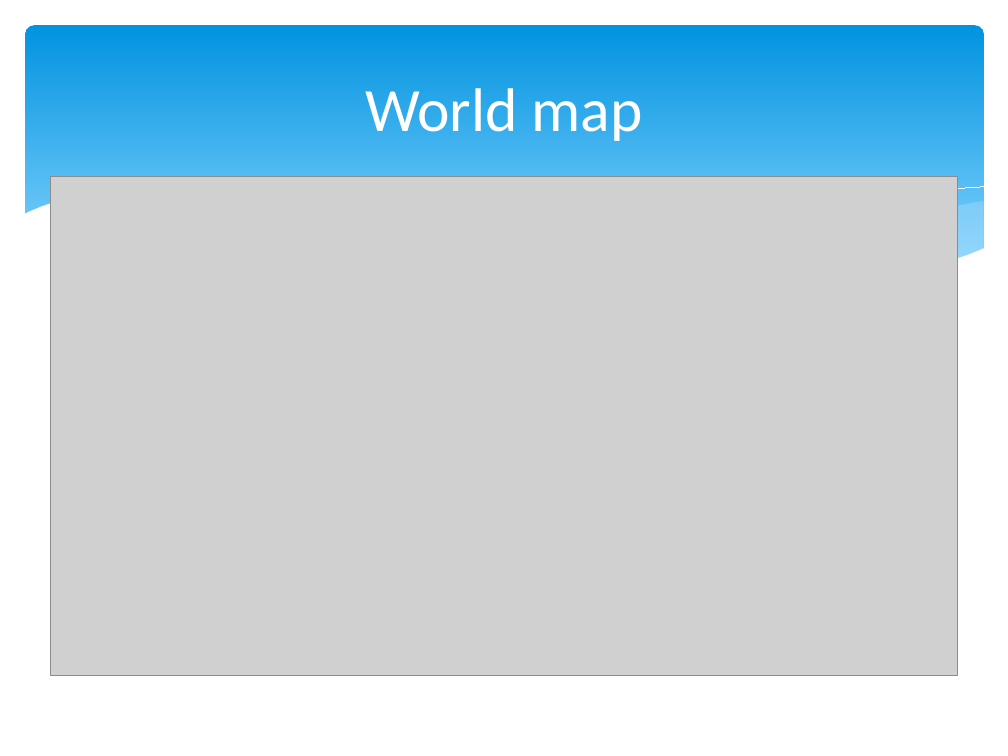
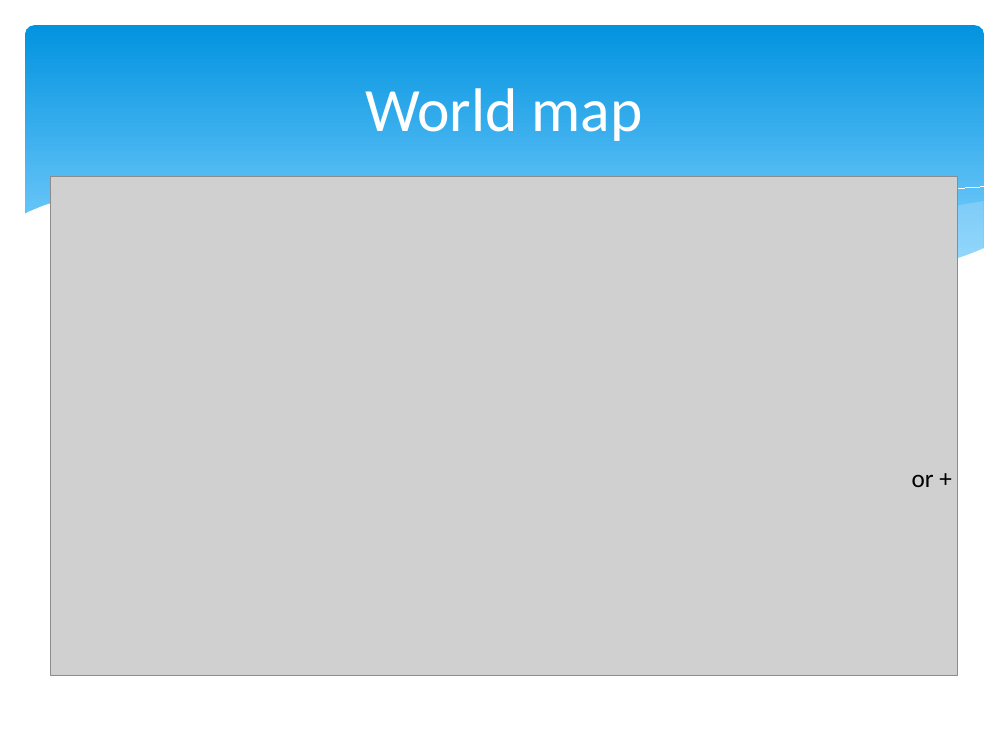
Before and after one commit to agendrin/myProject, a slide deck: slide 10 of 2018_09_10_Presentation.pptx. Drawn at 1008x756 pixels with LibreOffice and Linux fonts; fonts in the diff are those of the drawing; grey boxes stand for pictures. Boxes give left, top, right and bottom in pixels: in the first picture for what was removed or moved away, otherwise in the second. Text is boxed around its words. In the diff, an @@ line names an element or a change of style, - is before the commit and + after.

```diff
--- a/2018_09_10_Presentation.pptx
+++ b/2018_09_10_Presentation.pptx
@@ text added at (912, 475, 934, 487), 18 pt, text #000000 @@
+or +
```
Also in this commit, not shown: 6 other slides changed, 1 slide added.
